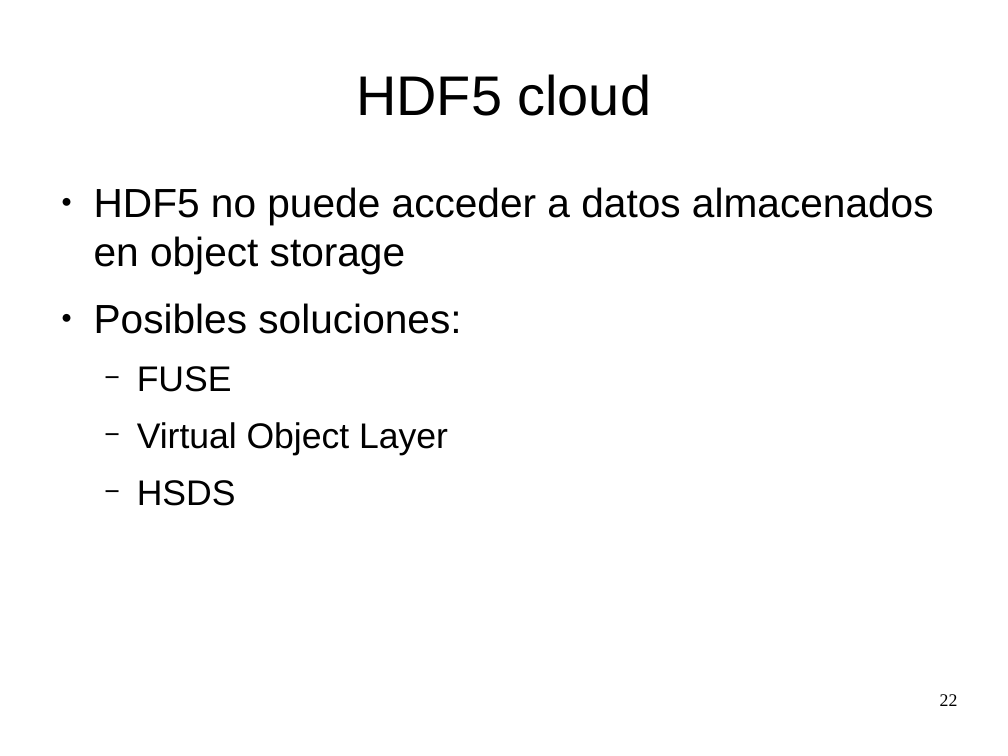
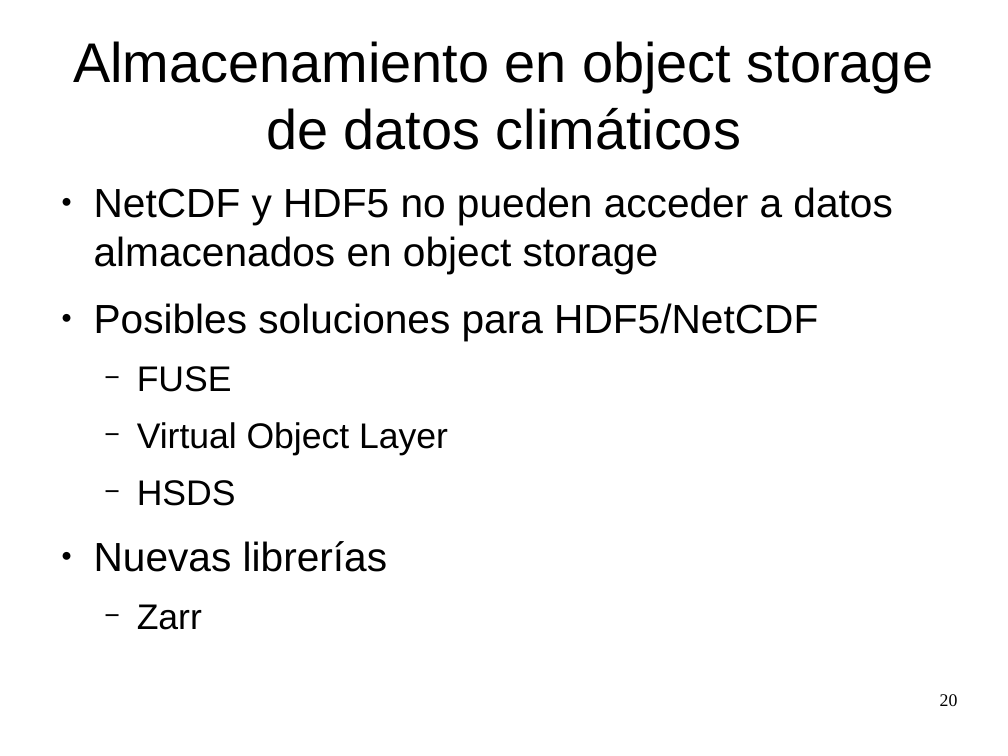
Before and after one commit to zequihg50/tfm, a slide deck: slide 20 of presentacion.odp (slide 22 before the commit). Drawn at 1008x756 pixels with LibreOffice and Linux fonts; fonts in the diff are those of the drawing. Boxes give left, top, right and bottom in pixels: in the first picture for what was removed or moved away, otherwise in the second. Text is boxed around its words. In the diff, an @@ line names an element or a change of style, - is before the commit and + after.

```diff
--- a/presentacion.odp
+++ b/presentacion.odp
@@ title at [73, 41, 933, 150]: text changed @@
-HDF5 cloud
+Almacenamiento en object storage de datos climáticos
@@ text at [94, 187, 892, 340]: text changed @@
-● HDF5 no puede acceder a datos almacenados en object storage
-● Posibles soluciones:
+● NetCDF y HDF5 no pueden acceder a datos almacenados en object storage
+● Posibles soluciones para HDF5/NetCDF
@@ text at [94, 541, 387, 630]: paragraphs added @@
+● Nuevas librerías
+  − Zarr
@@ page number at [940, 694, 958, 706]: text changed @@
-22
+20
```
Also in this commit, not shown: 16 other slides changed, 1 slide added, 4 slides removed, 1 other file.
